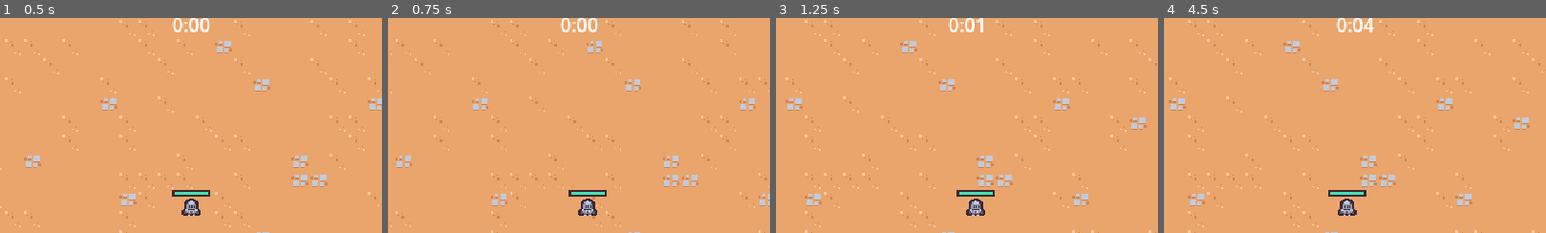
Above: before the commit, frames 1-4 (left to right).
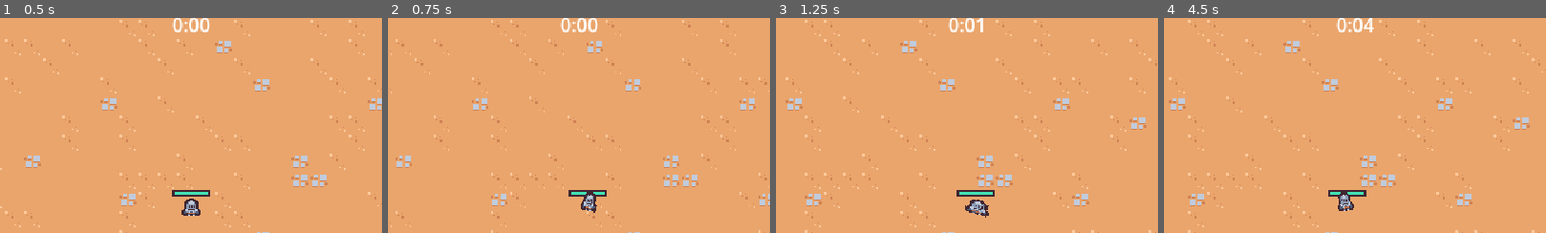
Above: after the commit, the same moments.

Repository: AntonMulder/2dsurvivorscourse
Game: Godot game, scene res://scenes/main/main.tscn
Same seed, same stepped clock (60 frames per second), same inputs: the game is played once before the commit and once after it.
Inputs (mouse positions are % of the whole screen's width and height, from its top left):
- Up to frame 1 (0.5 s): no input
- Up to frame 2 (0.75 s): tap Enter at 0.5 s; move the mouse to (72, 45) at 0.52 s; press the mouse at (72, 45) at 0.53 s; hold D (move_right) from 0.53 s (still down)
- Up to frame 3 (1.25 s): keep holding D (move_right)
- Up to frame 4 (4.5 s): move the mouse to (30, 55) at 1.27 s; release D (move_right) at 1.28 s; release the mouse at (30, 55) at 1.28 s; hold S (move_down) 1.28-2.03 s; click (30, 55) at 1.35 s; move the mouse to (60, 28) at 2.02 s; press the mouse at (60, 28) at 2.03 s; hold D (move_right) 2.03-2.78 s; move the mouse to (45, 70) at 2.77 s; release the mouse at (45, 70) at 2.78 s; hold W (move_up) 2.78-3.53 s; click (45, 70) at 2.85 s; move the mouse to (80, 65) at 3.52 s; press the mouse at (80, 65) at 3.53 s; hold A (move_left) from 3.53 s (still down); move the mouse to (20, 35) at 4.27 s; release the mouse at (20, 35) at 4.28 s; click (20, 35) at 4.35 s
The pictures show only the part of the screen within x 25-75%, y 4-54%; the shares and areas given below are measured in that part.

Frame 1 is identical in both runs. In frame 2, 0.3% of the frame differs, in the area x 49-55%, y 80-92%; in frame 3, 0.3%; in frame 4, 0.4%, in the area x 45-51%, y 80-92%.

Commit message:
Animating the player

Diff:
--- a/scenes/game_objects/player/player.gd
+++ b/scenes/game_objects/player/player.gd
@@ -10,6 +10,8 @@
 @onready var health_bar: ProgressBar = $HealthBar
 @onready var collision_area_2d: Area2D = $CollisionArea2D
 @onready var abilities: Node = $Abilities
+@onready var animation_player: AnimationPlayer = $AnimationPlayer
+@onready var visuals: Node2D = $Visuals
 
 
 func _ready() -> void:
@@ -31,6 +33,18 @@
         target_velocity, 1 - exp(-delta * ACCELERATION_SMOOTHING)
     )
     move_and_slide()
+
+    if movement_vector.x != 0 or movement_vector.y != 0:
+        animation_player.play("walk")
+    else:
+        animation_player.play("RESET")
+
+    var move_sign: int = sign(movement_vector.x)
+
+    if move_sign == 0:
+        visuals.scale = Vector2.ONE
+    else:
+        visuals.scale = Vector2(move_sign, 1)
 
 
 func get_movement_vector() -> Vector2:
--- a/scenes/game_objects/player/player.tscn
+++ b/scenes/game_objects/player/player.tscn
@@ -1,9 +1,95 @@
-[gd_scene load_steps=10 format=3 uid="uid://dxd735n3k558p"]
+[gd_scene load_steps=13 format=3 uid="uid://dxd735n3k558p"]
 
 [ext_resource type="Script" path="res://scenes/game_objects/player/player.gd" id="1_0xfgs"]
 [ext_resource type="Texture2D" uid="uid://dvanlsc3ywlb" path="res://scenes/game_objects/player/player.png" id="1_mjnvm"]
 [ext_resource type="PackedScene" uid="uid://dcqkh5t2ulg3" path="res://scenes/ability/sword_ability_controller/sword_ability_controller.tscn" id="2_2sq37"]
 [ext_resource type="PackedScene" uid="uid://d207g0vdu543j" path="res://scenes/component/health_component.tscn" id="4_wqtpp"]
+
+[sub_resource type="Animation" id="Animation_wy0g7"]
+step = 0.1
+tracks/0/type = "value"
+tracks/0/imported = false
+tracks/0/enabled = true
+tracks/0/path = NodePath("Visuals/Sprite2D:position")
+tracks/0/interp = 1
+tracks/0/loop_wrap = true
+tracks/0/keys = {
+"times": PackedFloat32Array(0),
+"transitions": PackedFloat32Array(1),
+"update": 0,
+"values": [Vector2(0, 0)]
+}
+tracks/1/type = "value"
+tracks/1/imported = false
+tracks/1/enabled = true
+tracks/1/path = NodePath("Visuals/Sprite2D:rotation")
+tracks/1/interp = 1
+tracks/1/loop_wrap = true
+tracks/1/keys = {
+"times": PackedFloat32Array(0),
+"transitions": PackedFloat32Array(1),
+"update": 0,
+"values": [0.0]
+}
+tracks/2/type = "value"
+tracks/2/imported = false
+tracks/2/enabled = true
+tracks/2/path = NodePath("Visuals/Sprite2D:scale")
+tracks/2/interp = 1
+tracks/2/loop_wrap = true
+tracks/2/keys = {
+"times": PackedFloat32Array(0),
+"transitions": PackedFloat32Array(1),
+"update": 0,
+"values": [Vector2(1, 1)]
+}
+
+[sub_resource type="Animation" id="Animation_rakig"]
+resource_name = "walk"
+length = 0.4
+loop_mode = 1
+tracks/0/type = "value"
+tracks/0/imported = false
+tracks/0/enabled = true
+tracks/0/path = NodePath("Visuals/Sprite2D:position")
+tracks/0/interp = 2
+tracks/0/loop_wrap = true
+tracks/0/keys = {
+"times": PackedFloat32Array(0, 0.1, 0.3),
+"transitions": PackedFloat32Array(1, 1, 1),
+"update": 0,
+"values": [Vector2(0, 0), Vector2(0, -5), Vector2(0, -1)]
+}
+tracks/1/type = "value"
+tracks/1/imported = false
+tracks/1/enabled = true
+tracks/1/path = NodePath("Visuals/Sprite2D:rotation")
+tracks/1/interp = 2
+tracks/1/loop_wrap = true
+tracks/1/keys = {
+"times": PackedFloat32Array(0, 0.1, 0.2, 0.4),
+"transitions": PackedFloat32Array(1, 1, 1, 1),
+"update": 0,
+"values": [0.0, -0.261799, 0.261799, 0.0]
+}
+tracks/2/type = "value"
+tracks/2/imported = false
+tracks/2/enabled = true
+tracks/2/path = NodePath("Visuals/Sprite2D:scale")
+tracks/2/interp = 2
+tracks/2/loop_wrap = true
+tracks/2/keys = {
+"times": PackedFloat32Array(0, 0.1, 0.3, 0.4),
+"transitions": PackedFloat32Array(0.999999, 2, 0.999999, 1),
+"update": 0,
+"values": [Vector2(1, 1), Vector2(0.8, 1.1), Vector2(1.5, 0.7), Vector2(1.4983, 0.699526)]
+}
+
+[sub_resource type="AnimationLibrary" id="AnimationLibrary_teq8d"]
+_data = {
+"RESET": SubResource("Animation_wy0g7"),
+"walk": SubResource("Animation_rakig")
+}
 
 [sub_resource type="StyleBoxFlat" id="StyleBoxFlat_peurt"]
 bg_color = Color(0.247059, 0.14902, 0.192157, 1)
@@ -29,6 +115,12 @@
 collision_layer = 0
 motion_mode = 1
 script = ExtResource("1_0xfgs")
+
+[node name="AnimationPlayer" type="AnimationPlayer" parent="."]
+libraries = {
+"": SubResource("AnimationLibrary_teq8d")
+}
+autoplay = "walk"
 
 [node name="HealthComponent" parent="." instance=ExtResource("4_wqtpp")]
 
@@ -63,6 +155,7 @@
 shape = SubResource("CircleShape2D_if34i")
 
 [node name="CollisionArea2D" type="Area2D" parent="."]
+visible = false
 collision_layer = 0
 collision_mask = 8
 
@@ -70,10 +163,13 @@
 position = Vector2(0, -7)
 shape = SubResource("CircleShape2D_d1ht8")
 
-[node name="Sprite2D" type="Sprite2D" parent="."]
+[node name="Visuals" type="Node2D" parent="."]
+
+[node name="Sprite2D" type="Sprite2D" parent="Visuals"]
 texture = ExtResource("1_mjnvm")
 offset = Vector2(0, -8)
 
 [node name="CollisionShape2D" type="CollisionShape2D" parent="."]
+visible = false
 position = Vector2(0, -5)
 shape = SubResource("CircleShape2D_apafv")
